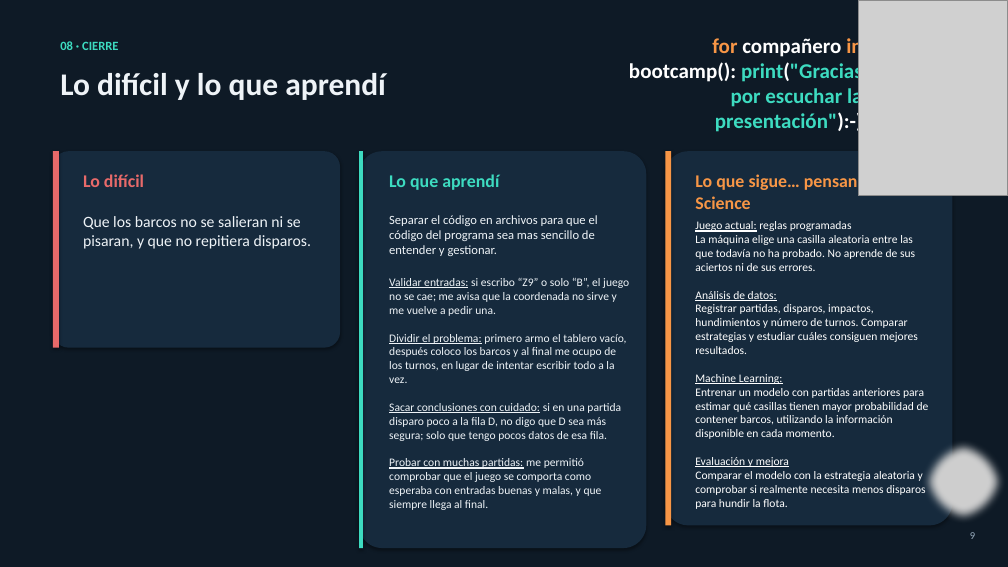
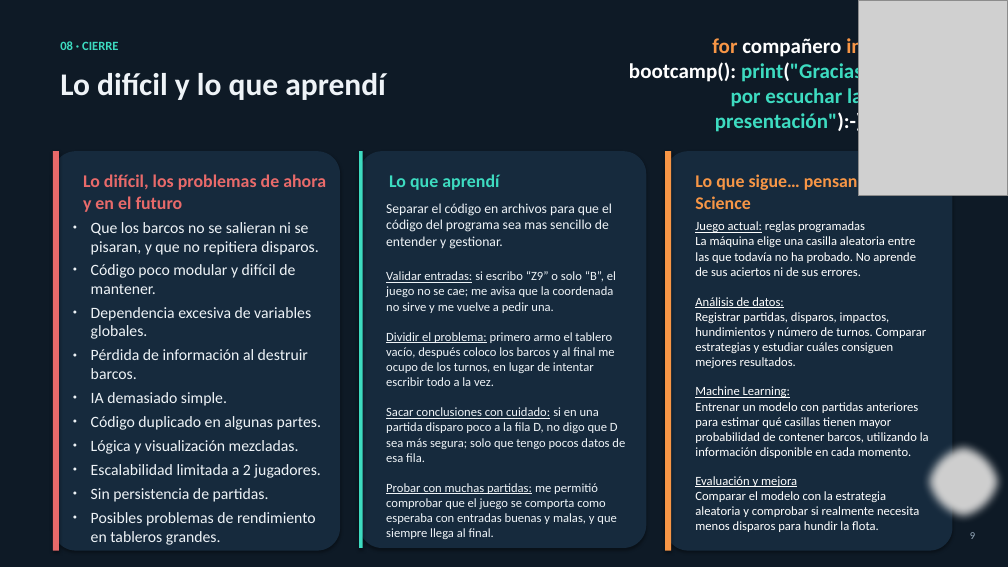
Before and after one commit to GeraFabiKu/Desafio-Hundir-La-Flota, a slide deck: slide 9 of PRESENTACION.pptx. Drawn at 1008x567 pixels with LibreOffice and Linux fonts; fonts in the diff are those of the drawing; grey boxes stand for pictures. Boxes give left, top, right and bottom in pixels: in the first picture for what was removed or moved away, otherwise in the second. Text is boxed around its words. In the diff, an @@ line names an element or a change of style, - is before the commit and + after.

Commit message:
mejora de presentación

```diff
--- a/PRESENTACION.pptx
+++ b/PRESENTACION.pptx
@@ rounded rectangle: place and size @@
-rounded rectangle at (53,151,340,348)
+rounded rectangle at (53,151,340,551)
@@ rectangle: place and size @@
-rectangle at (53,151,59,348)
+rectangle at (53,151,59,551)
@@ text at (83,174,326,212): text changed @@
-Lo difícil
+Lo difícil, los problemas de ahora y en el futuro
@@ rounded rectangle: place and size @@
-rounded rectangle at (665,151,953,526)
+rounded rectangle at (665,151,953,551)
@@ rectangle: place and size @@
-rectangle at (665,151,671,526)
+rectangle at (665,151,671,551)
@@ text "Separar el código en archivos ...": place and size @@
-text "Separar el código en archivos ..." at (389,215,629,510)
+text "Separar el código en archivos ..." at (386,203,625,539)
@@ text "Separar el código en archivos ..." at (386,203,625,539): size 12 to 13 pt in "Separar el código en archivos para que ..."; size 11 to 12 pt in "Validar entradas: si escribo “Z9” o solo ..." @@
@@ text removed at (83,216,311,249) @@
-Que los barcos no se salieran ni se pisaran, y que no repitiera disparos.
@@ text added at (91,222,321,545), 15 pt, text #EEF3F7 @@
+● Que los barcos no se salieran ni se pisaran, y que no repitiera disparos.
+● Código poco modular y difícil de mantener.
+● Dependencia excesiva de variables globales.
+● Pérdida de información al destruir barcos.
+● IA demasiado simple.
+● Código duplicado en algunas partes.
+● Lógica y visualización mezcladas.
+● Escalabilidad limitada a 2 jugadores.
+● Sin persistencia de partidas.
+● Posibles problemas de rendimiento en tableros grandes.
@@ text "Juego actual: reglas programadas" at (695,221,929,532): size 11 to 12 pt @@
```
Also in this commit, not shown: 5 other slides changed, 11 other files.
